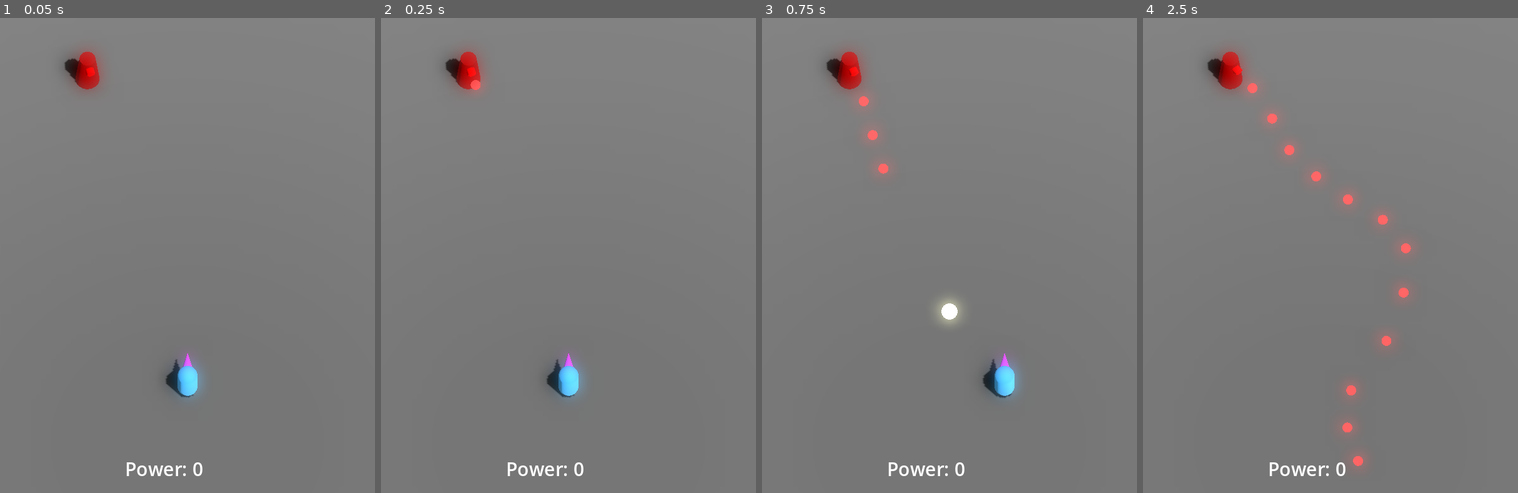
Above: before the commit, frames 1-4 (left to right).
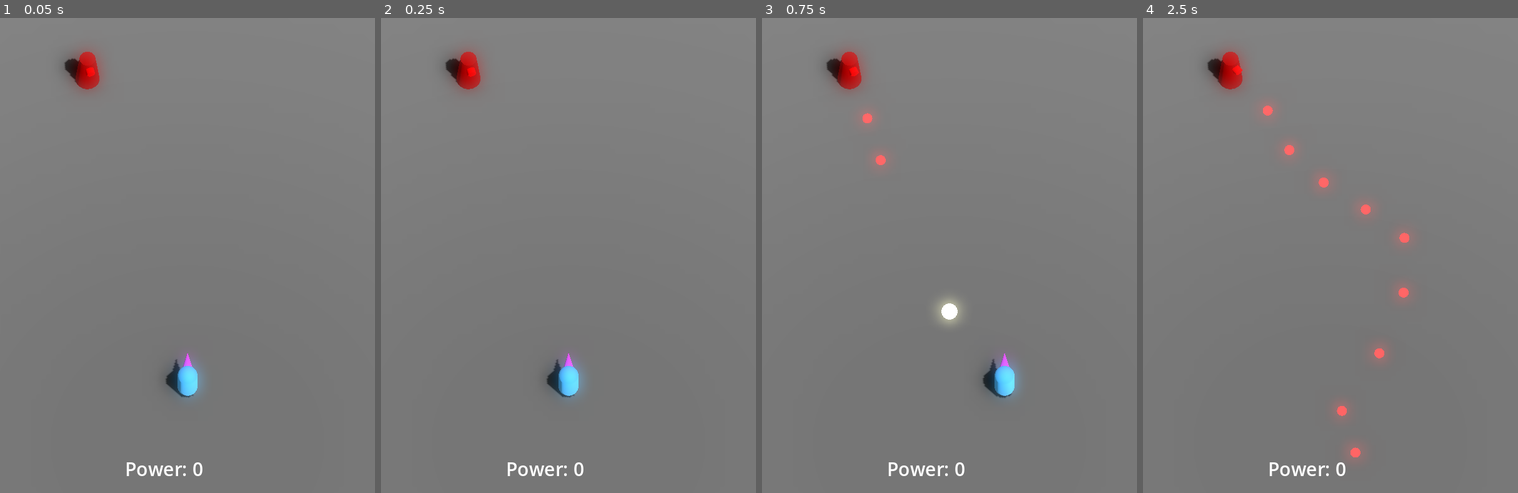
Above: after the commit, the same moments.

Repository: JackEvans24/bullet-absorb
Game: Godot game, scene res://scenes/main.tscn
Two runs of this game, one before a commit and one after it. Both use one fixed random seed, a clock stepped at 60 frames per second and the inputs below.
Inputs:
- Up to frame 1 (0.05 s): no input
- Up to frame 2 (0.25 s): no input
- Up to frame 3 (0.75 s): hold Right (move_right) from 0.53 s (still down); hold J (fire) from 0.53 s (still down)
- Up to frame 4 (2.5 s): release Right (move_right) at 1.28 s; release J (fire) at 1.28 s; hold Down (move_back) 1.28-2.03 s; tap K (absorb) at 1.35 s; tap J (fire) at 1.55 s; hold Right (move_right) from 2.03 s (still down); hold J (fire) from 2.03 s (still down)

Frame 1 is identical in both runs. In frame 2, less than 0.1% of the frame differs, in the area x 23-27%, y 13-16%; in frame 3, 0.2%; in frame 4, 0.9%, in the area x 27-72%, y 13-95%.

Commit message:
refactor: add minor cooldown to fire rate

Diff:
--- a/prefabs/player.tscn
+++ b/prefabs/player.tscn
@@ -8,21 +8,6 @@
 [ext_resource type="Script" path="res://scripts/player/player_aim.gd" id="4_owsoe"]
 [ext_resource type="Material" uid="uid://dq2ufo1kpypca" path="res://materials/player/player_absorb_halo.tres" id="4_poddg"]
 [ext_resource type="PackedScene" uid="uid://dl5unqhv0x3ox" path="res://prefabs/bullets/player_bullet.tscn" id="5_twt6l"]
-
-[sub_resource type="CapsuleMesh" id="CapsuleMesh_xm2o2"]
-material = ExtResource("2_di4ke")
-
-[sub_resource type="StandardMaterial3D" id="StandardMaterial3D_g7u2v"]
-albedo_color = Color(0.936667, 0.24, 1, 1)
-
-[sub_resource type="CylinderMesh" id="CylinderMesh_ugy6r"]
-material = SubResource("StandardMaterial3D_g7u2v")
-top_radius = 0.01
-bottom_radius = 0.3
-height = 1.0
-radial_segments = 8
-
-[sub_resource type="CapsuleShape3D" id="CapsuleShape3D_b08da"]
 
 [sub_resource type="SphereShape3D" id="SphereShape3D_4kfv7"]
 radius = 5.0
@@ -57,23 +42,25 @@
 radius = 0.2
 height = 0.4
 
+[sub_resource type="CapsuleMesh" id="CapsuleMesh_xm2o2"]
+material = ExtResource("2_di4ke")
+
+[sub_resource type="StandardMaterial3D" id="StandardMaterial3D_g7u2v"]
+albedo_color = Color(0.936667, 0.24, 1, 1)
+
+[sub_resource type="CylinderMesh" id="CylinderMesh_ugy6r"]
+material = SubResource("StandardMaterial3D_g7u2v")
+top_radius = 0.01
+bottom_radius = 0.3
+height = 1.0
+radial_segments = 8
+
+[sub_resource type="CapsuleShape3D" id="CapsuleShape3D_b08da"]
+
 [node name="Player" type="CharacterBody3D"]
 transform = Transform3D(1, 0, 0, 0, 1, 0, 0, 0, 1, 0, 1, 0)
 collision_layer = 2
 script = ExtResource("1_u023k")
-
-[node name="Pivot" type="Node3D" parent="."]
-
-[node name="Body" type="MeshInstance3D" parent="Pivot"]
-mesh = SubResource("CapsuleMesh_xm2o2")
-skeleton = NodePath("../..")
-
-[node name="Nose" type="MeshInstance3D" parent="Pivot"]
-transform = Transform3D(1, 0, 0, 0, -4.37114e-08, 1, 0, -1, -4.37114e-08, 0, 0.5, -0.8)
-mesh = SubResource("CylinderMesh_ugy6r")
-
-[node name="CollisionShape3D" type="CollisionShape3D" parent="."]
-shape = SubResource("CapsuleShape3D_b08da")
 
 [node name="Move" type="Node" parent="."]
 script = ExtResource("3_1eoos")
@@ -118,3 +105,16 @@
 local_coords = true
 process_material = SubResource("ParticleProcessMaterial_jewto")
 draw_pass_1 = SubResource("SphereMesh_cp26l")
+
+[node name="Pivot" type="Node3D" parent="."]
+
+[node name="Body" type="MeshInstance3D" parent="Pivot"]
+mesh = SubResource("CapsuleMesh_xm2o2")
+skeleton = NodePath("../..")
+
+[node name="Nose" type="MeshInstance3D" parent="Pivot"]
+transform = Transform3D(1, 0, 0, 0, -4.37114e-08, 1, 0, -1, -4.37114e-08, 0, 0.5, -0.8)
+mesh = SubResource("CylinderMesh_ugy6r")
+
+[node name="CollisionShape3D" type="CollisionShape3D" parent="."]
+shape = SubResource("CapsuleShape3D_b08da")
--- a/prefabs/turret.tscn
+++ b/prefabs/turret.tscn
@@ -36,7 +36,7 @@
 transform = Transform3D(1, 0, 0, 0, 1, 0, 0, 0, 1, 0, 1.6, -1)
 
 [node name="FireTimer" type="Timer" parent="."]
-wait_time = 0.2
+wait_time = 0.25
 autostart = true
 
 [connection signal="timeout" from="FireTimer" to="." method="_on_fire"]
--- a/scripts/player/player_aim.gd
+++ b/scripts/player/player_aim.gd
@@ -1,10 +1,13 @@
 class_name PlayerAim
 extends Node
 
+@export var cooldown = 0.05
 @export var bullet_scene: PackedScene
 
 var pivot: Node3D
 var aim_direction: Vector3 = Vector3.FORWARD
+
+var is_doing_cooldown = false
 
 func initialise(body_pivot: Node3D):
 	pivot = body_pivot
@@ -22,8 +25,16 @@
 	fire()
 
 func fire():
+	if is_doing_cooldown:
+		return
+	is_doing_cooldown = true
+
+	var tree = get_tree()
 	var bullet = bullet_scene.instantiate()
-	get_tree().root.add_child(bullet)
+	tree.root.add_child(bullet)
 
 	bullet.global_position = pivot.global_position
 	bullet.initialise(pivot.basis)
+
+	await tree.create_timer(cooldown).timeout
+	is_doing_cooldown = false
